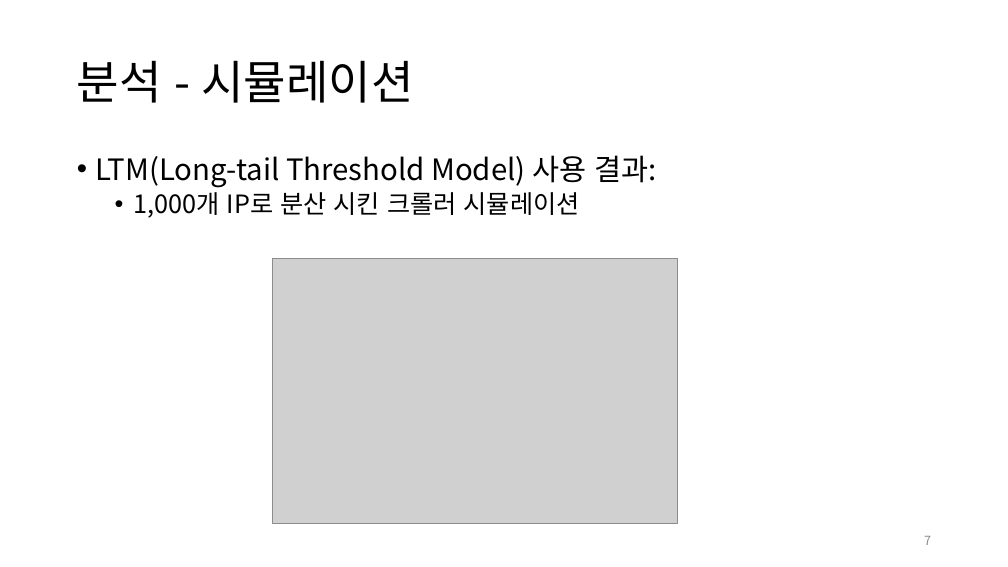
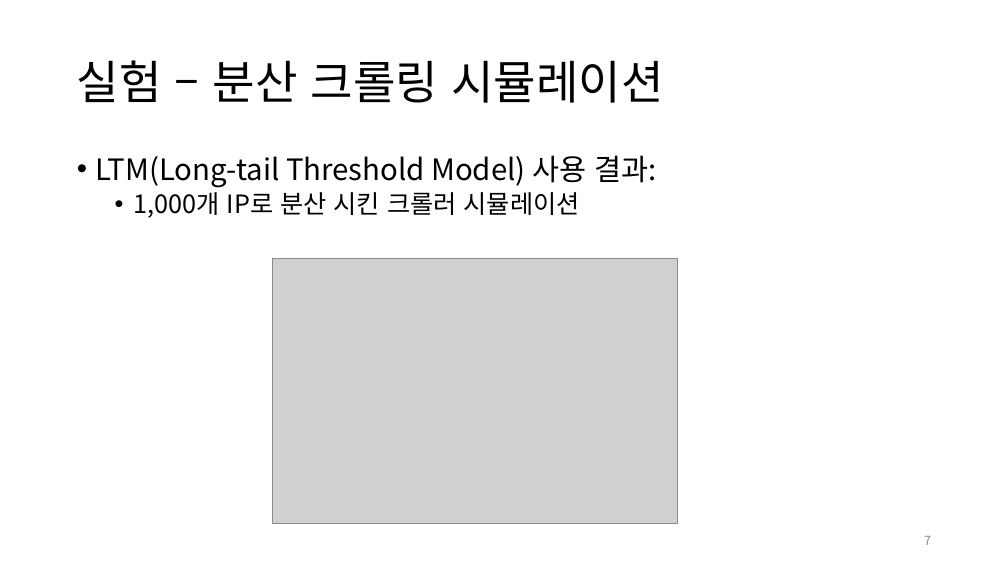
Before and after one commit to diemori/anti-crawler, a slide deck: slide 7 of 30_Presentation/AntiCrawlerLTM_노인우_20180611.pptx. Drawn at 1008x567 pixels with LibreOffice and Linux fonts; fonts in the diff are those of the drawing; grey boxes stand for pictures. Boxes give left, top, right and bottom in pixels: in the first picture for what was removed or moved away, otherwise in the second. Text is boxed around its words. In the diff, an @@ line names an element or a change of style, - is before the commit and + after.

```diff
--- a/30_Presentation/AntiCrawlerLTM_노인우_20180611.pptx
+++ b/30_Presentation/AntiCrawlerLTM_노인우_20180611.pptx
@@ title at (77,60,663,103): text changed @@
-분석 - 시뮬레이션
+실험 – 분산 크롤링 시뮬레이션
```
Also in this commit, not shown: 3 other slides changed, 4 other files.
